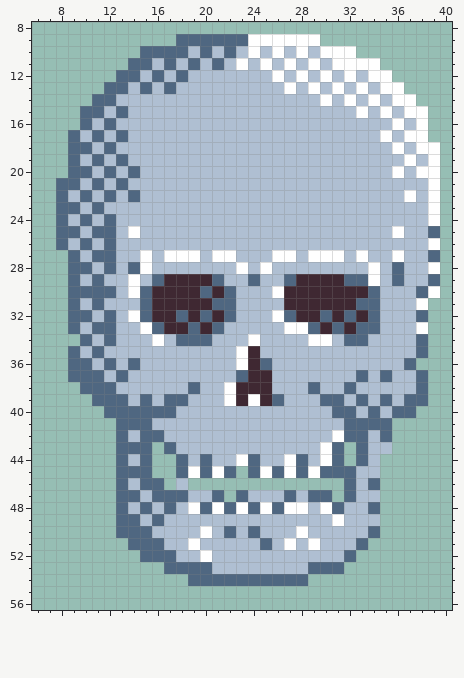
One commit to this pixel-art file: assets/gameover-skull.ase. The first picture shows the starting point.
48x64 pixels, 1 frame. Shown: x 6..40, y 8..56.
And afterwards:
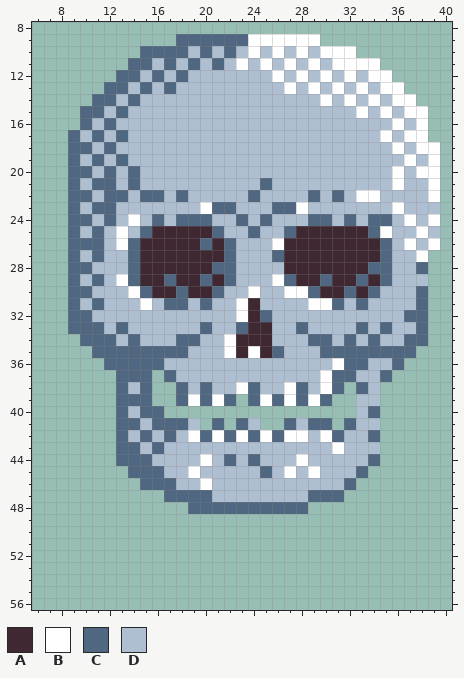
Palette (. is transparent): A #3f2832  B #ffffff  C #4f6781  D #afbfd2
Diff:
Changed rows in their new state; - is an unchanged pixel.
Layer "Layer 2":
first column x 14:
14 C
first column x 8:
21 .---CDC----------C----------B---
22 .C---CDCC-C-----C----C-C-BB--D--
23 .---C-------BCC---CCB-------B--D
24 .C----B-C-CCC--C-C---CC-C-CC-B--
25 .---DBDCAAAAAC--C--CAAAAAACBD-BD
26 .C-CDBCAAAAACAC---BAAAAAAAAC-B--
27 ----D-CAAAAAAAC---CAAAAAAAACD-B.
28 ----D--AAAAAACCD-D-AAAAAAACCD-C.
29 -----BCAAC--CAC-D-B---C-A-ACD--.
30 ---DD-----C-ACD-B-DBBC--C------.
31 -------BDCCDCDDBA--DDBBCD-D---C-
32 ----D-DDDDDDDDDBACDDDDDDDDD--C--
33 --C-DC-DDDDDCD-CAA-DCDDDD-DC--C-
34 ---C--C-D---D-BAAA---CC--DC--C--
35 -..-CCCCCCC---BABAC---CCCCCCCC.-
36 -...-C-CC------DDD-----BCC--C.--
37 -....-CC.C-----DDD----BCCD--...-
38 --...C-C..CDC-DBCD-BCDBC.C-....-
39 ---..-C-..-BCBC.CB-BCB-..D-....-
40 ----.-D--................--...--
41 -------DCCC-.C.C-..C-CC.-DD.----
42 --------DC-BCBCBCBCBB-BCDDC.----
43 -------DCD------------DBDD-.----
44 ------C-DDD-B-CD---DB-DDDDC-----
45 -----.--CDD-DDDDDCD-D-DDDC.-----
46 -----..--C-DBDDDDDDDDDDD-..-----
47 -----....--CCDDD---D---C...-----
48 -----......C-C-C-C-CC......-----
49 -----......................-----
50 -----......................-----
51 ------....................------
52 -------..................-------
53 ---------...............--------
54 -----------..........-----------
Pixel boxes of the changes (left, top, right, bottom) in both pictures:
changed: (128, 94, 140, 106)
changed: (56, 178, 440, 586)
